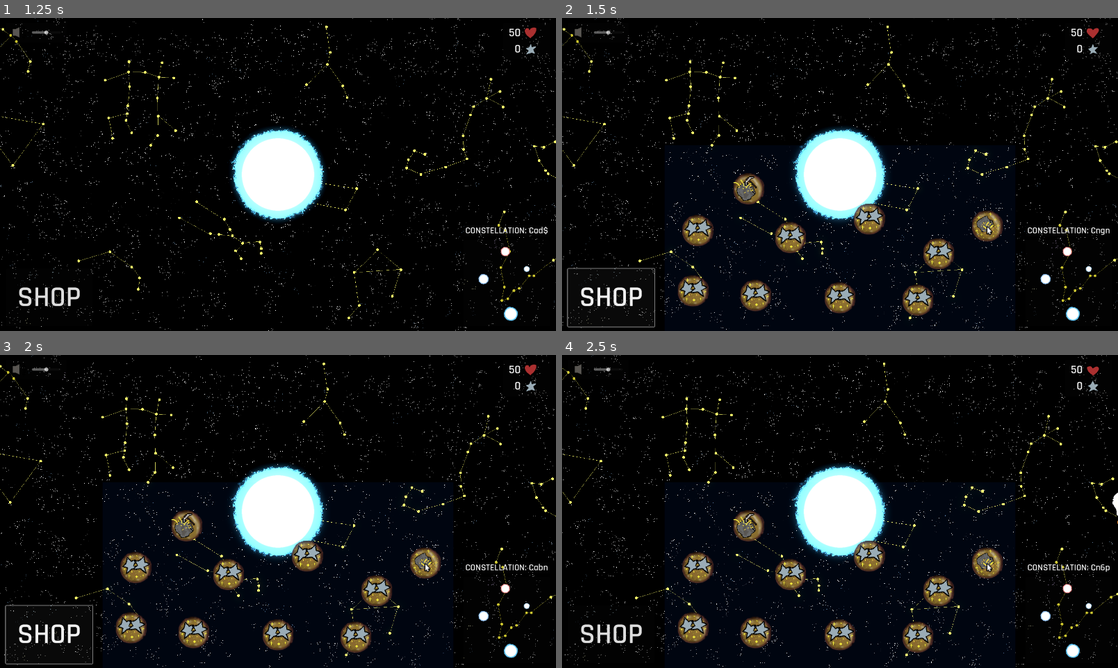
Above: before the commit, frames 1-4 (two rows, left to right).
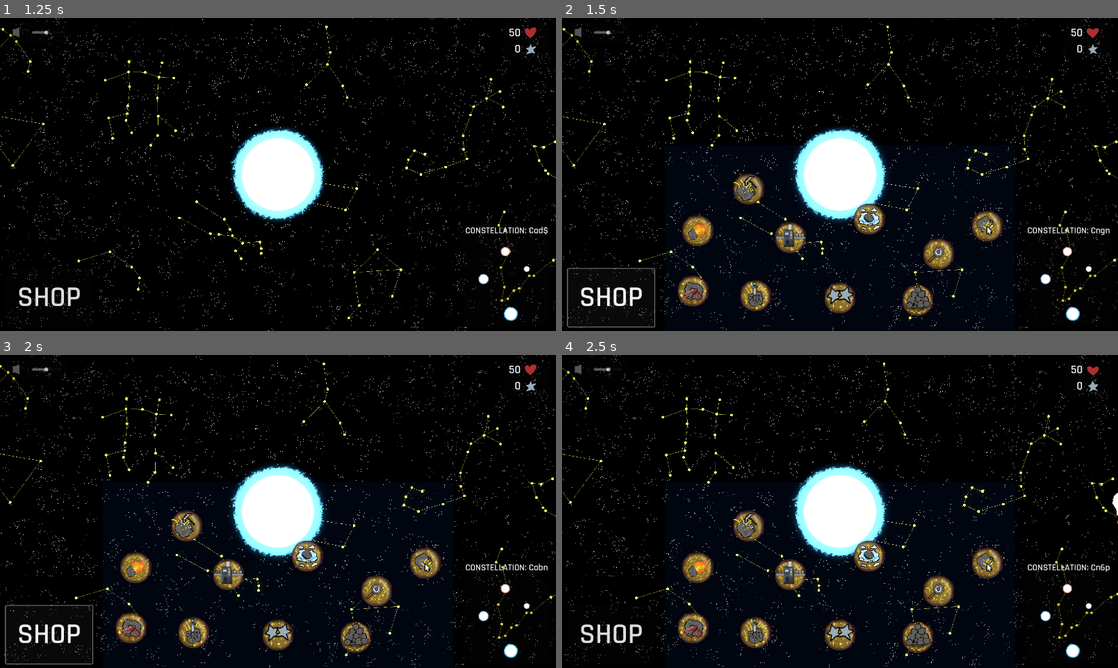
Above: after the commit, the same moments.

Repository: Paracosms/uni-jam
Game: Godot game, scene res://scenes/main_menu.tscn
Same seed, same stepped clock (60 frames per second), same inputs: the game is played once before the commit and once after it. Sound files missing from this copy of the repository are replaced by a short silence.
Inputs (mouse positions are in pixels of both pictures, inside the frame that each line leads up to):
- Up to frame 1 (1.25 s): click "Start Game" at 0.5 s
- Up to frame 2 (1.5 s): click "SHOP" at 1.25 s
- Up to frame 3 (2 s): no input
- Up to frame 4 (2.5 s): click (917, 636) at 2 s

Frame 1 is identical in both runs. In frame 2, 1.7% of the frame differs, in the area x 21-71%, y 59-95%; in frame 3, 1.7%; in frame 4, 1.7%.

Commit message:
Update shop.tscn

Diff:
--- a/scenes/shop.tscn
+++ b/scenes/shop.tscn
@@ -1,12 +1,26 @@
-[gd_scene load_steps=8 format=3 uid="uid://becbw8nht6jch"]
+[gd_scene load_steps=22 format=3 uid="uid://becbw8nht6jch"]
 
 [ext_resource type="Script" uid="uid://3s1ase5ebu8y" path="res://scripts/shop.gd" id="1_lx5au"]
+[ext_resource type="Texture2D" uid="uid://r114exs72lxa" path="res://assets/sprites/iconSkills/enabled/crush_small.png" id="2_68utx"]
 [ext_resource type="Texture2D" uid="uid://b43beqkvltxwx" path="res://assets/sprites/iconSkills/enabled/double_yield.png" id="2_xfvoa"]
 [ext_resource type="Texture2D" uid="uid://bf0ccmubcn462" path="res://assets/sprites/iconSkills/disabled/disabled_double_yield.png" id="3_1l46r"]
+[ext_resource type="Texture2D" uid="uid://dghtkunvw3bat" path="res://assets/sprites/iconSkills/disabled/disabled_crush_small.png" id="3_ru2r1"]
 [ext_resource type="Texture2D" uid="uid://ddfiuwr65w3nr" path="res://assets/sprites/iconSkills/enabled/double_damage.png" id="4_ajxib"]
 [ext_resource type="Texture2D" uid="uid://due4kccv8ui51" path="res://assets/sprites/iconSkills/disabled/disabled_double_damage.png" id="5_y6sft"]
 [ext_resource type="Texture2D" uid="uid://c45qra3pj86m3" path="res://assets/sprites/iconSkills/enabled/critical_hit.png" id="6_m4ofw"]
 [ext_resource type="Texture2D" uid="uid://dfqe8ushr7rgi" path="res://assets/sprites/iconSkills/disabled/disabled_critical_hit.png" id="7_heatd"]
+[ext_resource type="Texture2D" uid="uid://cas5ud5rbwxno" path="res://assets/sprites/iconSkills/enabled/slow_asteroids.png" id="8_lxs01"]
+[ext_resource type="Texture2D" uid="uid://c0ktc45uovqrb" path="res://assets/sprites/iconSkills/disabled/disabled_slow_asteroids.png" id="9_6nbx6"]
+[ext_resource type="Texture2D" uid="uid://ct56oy022kqh0" path="res://assets/sprites/iconSkills/enabled/soften_asteroids.png" id="12_mihhf"]
+[ext_resource type="Texture2D" uid="uid://ddpns81c5tew6" path="res://assets/sprites/iconSkills/disabled/disabled_soften_asteroids.png" id="13_5lclc"]
+[ext_resource type="Texture2D" uid="uid://d1afpnw47t30" path="res://assets/sprites/iconSkills/enabled/passive_starpoints.png" id="14_ouqob"]
+[ext_resource type="Texture2D" uid="uid://bb0lpnnoe574e" path="res://assets/sprites/iconSkills/disabled/disabled_passive_starpoints.png" id="15_p0at6"]
+[ext_resource type="Texture2D" uid="uid://hxx4unxqgr3b" path="res://assets/sprites/iconSkills/enabled/binoculars.png" id="16_c8dfh"]
+[ext_resource type="Texture2D" uid="uid://cgrjysi251ye" path="res://assets/sprites/iconSkills/disabled/disabled_binoculars.png" id="17_ccf1r"]
+[ext_resource type="Texture2D" uid="uid://bssaep3i0wfnv" path="res://assets/sprites/iconSkills/enabled/overkill.png" id="18_mt8ix"]
+[ext_resource type="Texture2D" uid="uid://bevpe7e1mpgt0" path="res://assets/sprites/iconSkills/disabled/disabled_overkill.png" id="19_a6g3j"]
+[ext_resource type="Texture2D" uid="uid://s2ilirq6t66g" path="res://assets/sprites/iconSkills/enabled/life_steal.png" id="20_posyw"]
+[ext_resource type="Texture2D" uid="uid://4mf0loxptaxo" path="res://assets/sprites/iconSkills/disabled/disabled_life_steal.png" id="21_xogfe"]
 
 [node name="Shop" type="Node2D"]
 script = ExtResource("1_lx5au")
@@ -133,8 +147,8 @@
 offset_top = 920.0
 offset_right = 323.0
 offset_bottom = 1032.0
-texture_normal = ExtResource("2_xfvoa")
-texture_disabled = ExtResource("3_1l46r")
+texture_normal = ExtResource("2_68utx")
+texture_disabled = ExtResource("3_ru2r1")
 stretch_mode = 4
 
 [node name="crush_small_label" type="Label" parent="crush_small"]
@@ -181,8 +195,8 @@
 offset_top = 680.0
 offset_right = -437.0
 offset_bottom = 792.0
-texture_normal = ExtResource("2_xfvoa")
-texture_disabled = ExtResource("3_1l46r")
+texture_normal = ExtResource("8_lxs01")
+texture_disabled = ExtResource("9_6nbx6")
 stretch_mode = 4
 
 [node name="slow_asteroids_label" type="Label" parent="slow_asteroids"]
@@ -213,8 +227,8 @@
 offset_top = 640.0
 offset_right = 155.0
 offset_bottom = 752.0
-texture_normal = ExtResource("2_xfvoa")
-texture_disabled = ExtResource("3_1l46r")
+texture_normal = ExtResource("12_mihhf")
+texture_disabled = ExtResource("13_5lclc")
 stretch_mode = 4
 
 [node name="soften_asteroids_label" type="Label" parent="soften_asteroids"]
@@ -229,8 +243,8 @@
 offset_top = 704.0
 offset_right = -117.0
 offset_bottom = 816.0
-texture_normal = ExtResource("2_xfvoa")
-texture_disabled = ExtResource("3_1l46r")
+texture_normal = ExtResource("14_ouqob")
+texture_disabled = ExtResource("15_p0at6")
 stretch_mode = 4
 
 [node name="passive_starpoints_label" type="Label" parent="passive_starpoints"]
@@ -245,8 +259,8 @@
 offset_top = 760.0
 offset_right = 395.0
 offset_bottom = 872.0
-texture_normal = ExtResource("2_xfvoa")
-texture_disabled = ExtResource("3_1l46r")
+texture_normal = ExtResource("16_c8dfh")
+texture_disabled = ExtResource("17_ccf1r")
 stretch_mode = 4
 
 [node name="binoculars_label" type="Label" parent="binoculars"]
@@ -261,8 +275,8 @@
 offset_top = 904.0
 offset_right = -237.0
 offset_bottom = 1016.0
-texture_normal = ExtResource("2_xfvoa")
-texture_disabled = ExtResource("3_1l46r")
+texture_normal = ExtResource("18_mt8ix")
+texture_disabled = ExtResource("19_a6g3j")
 stretch_mode = 4
 
 [node name="overkill_label" type="Label" parent="overkill"]
@@ -277,8 +291,8 @@
 offset_top = 888.0
 offset_right = -453.0
 offset_bottom = 1000.0
-texture_normal = ExtResource("2_xfvoa")
-texture_disabled = ExtResource("3_1l46r")
+texture_normal = ExtResource("20_posyw")
+texture_disabled = ExtResource("21_xogfe")
 stretch_mode = 4
 
 [node name="life_steal_label" type="Label" parent="life_steal"]
